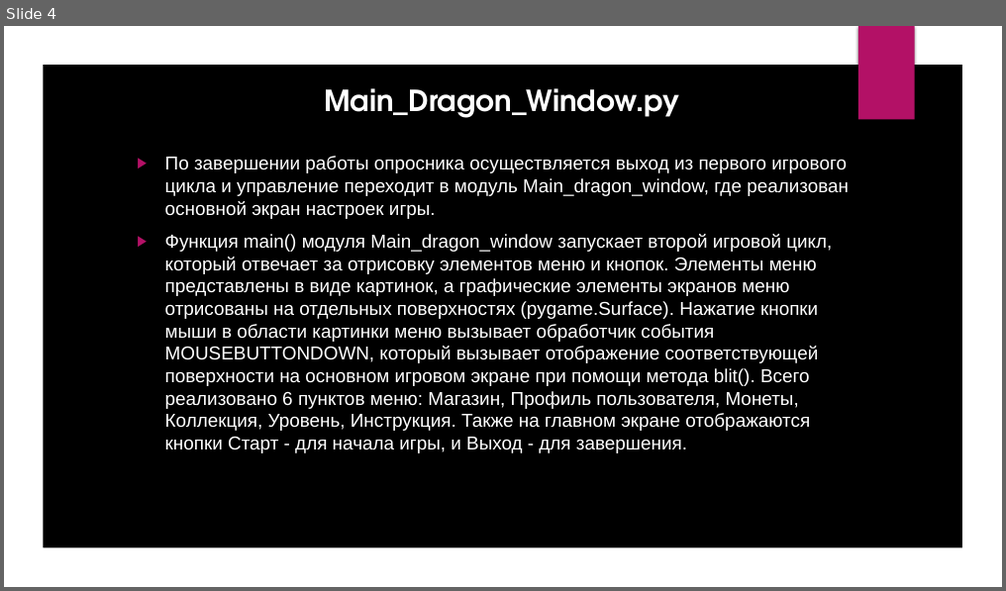
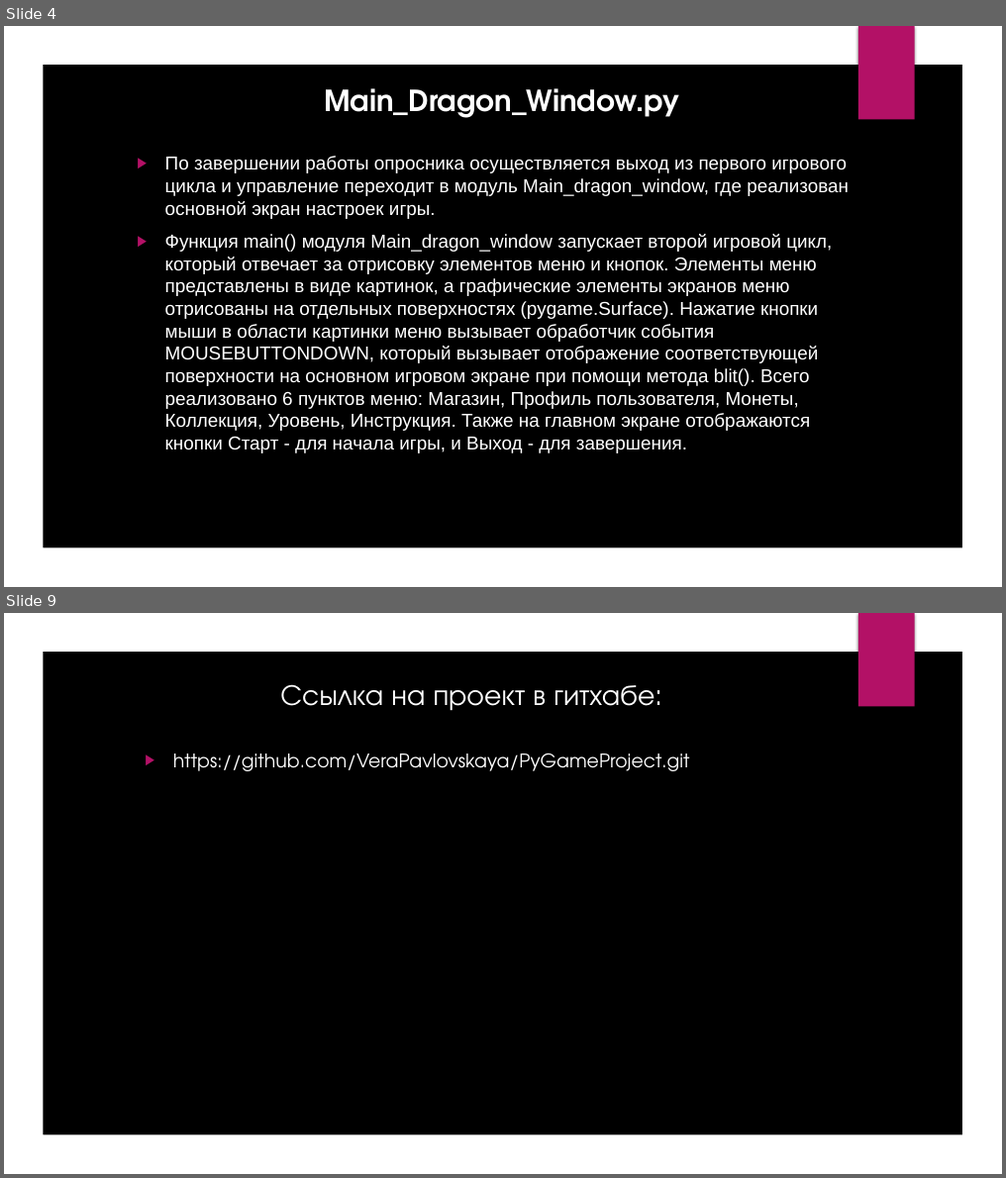
Before and after one commit to VeraPavlovskaya/PyGameProject, a slide deck: presentation.pptx. Shown one above the other, each under a label of ours: slide 4 before the commit, slides 4 and 9 after it; the slides between them are not shown. The pictures are 1006x591 and 1006x1178 pixels, drawn with LibreOffice and Linux fonts; fonts in the diff are those of the drawing; background and template pictures are left out. Boxes give left, top, right and bottom in pixels: in the first picture for what was removed or moved away, otherwise in the second. Text is boxed around its words. In the diff, an @@ line names an element or a change of style, - is before the commit and + after.

```diff
--- a/presentation.pptx
+++ b/presentation.pptx
@@ slide 9 added at [4, 613, 1002, 1174], background picture (left out); not listed: 5 template elements that a slide beside it also shows @@
@@ rectangle added at [4, 613, 1002, 1174], fill #000000 @@
@@ freeform shape added at [4, 613, 1002, 1174], fill #FFFFFF @@
@@ rectangle added at [858, 613, 915, 707], fill #B31166 @@
@@ title added at [280, 684, 654, 711], 28 pt, text #FFFFFF @@
+Ссылка на проект в гитхабе:
@@ text added at [173, 753, 690, 771], 18 pt, text #FFFFFF @@
+▶ https://github.com/VeraPavlovskaya/PyGameProject.git
```
Also in this commit, not shown: 1 slide changed, 4 other slides added.
